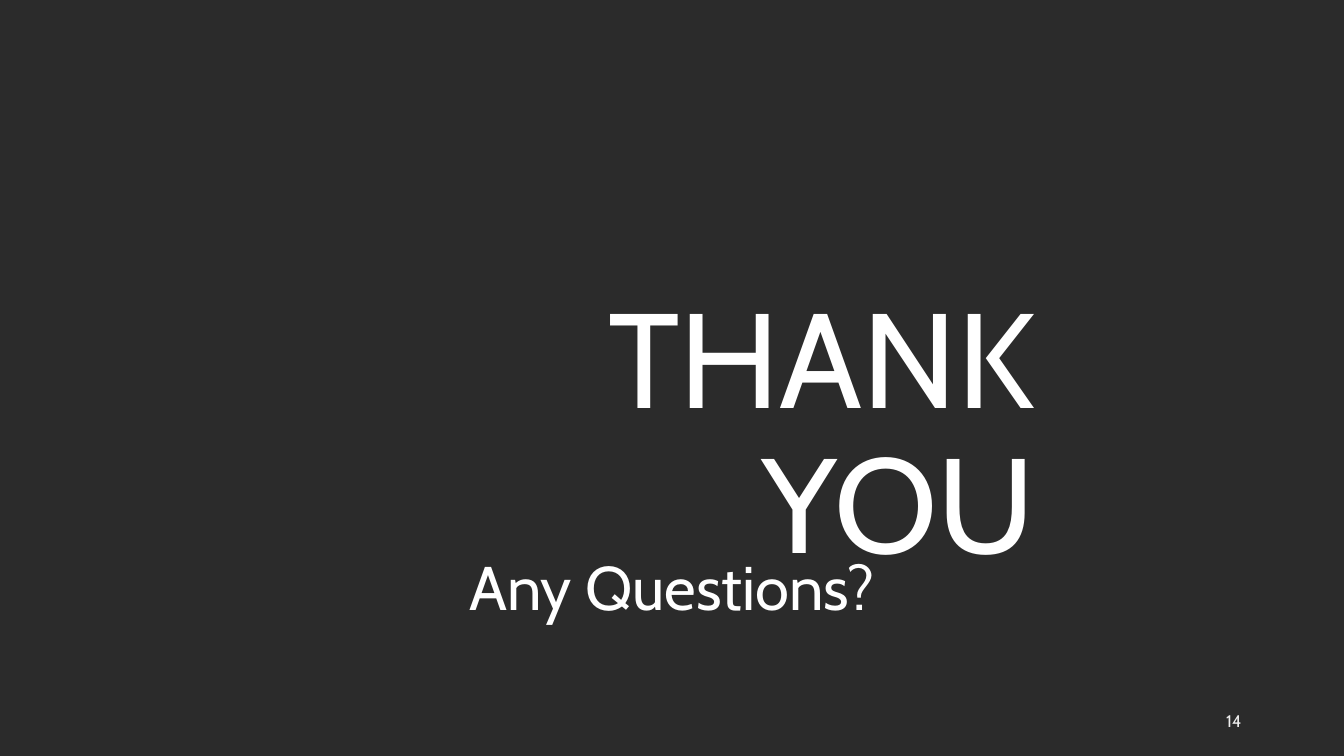
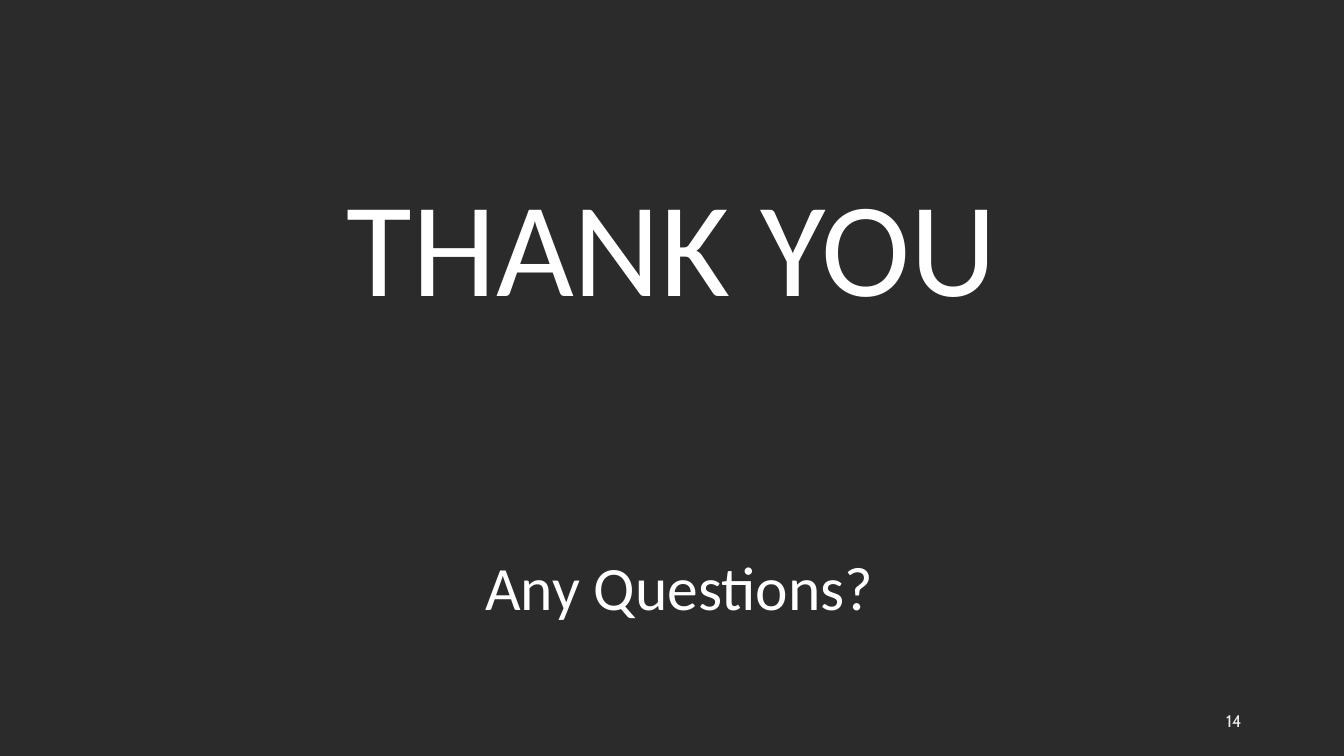
Before and after one commit to saicharan1248/CSE_6324_team_project, a slide deck: slide 14 of Iteration_1/iteration_1.pptx. Drawn at 1344x756 pixels with LibreOffice and Linux fonts; fonts in the diff are those of the drawing; background and template pictures are left out; a plain dark background stands for a picture behind light text. Boxes give left, top, right and bottom in pixels: in the first picture for what was removed or moved away, otherwise in the second. Text is boxed around its words. In the diff, an @@ line names an element or a change of style, - is before the commit and + after.

```diff
--- a/Iteration_1/iteration_1.pptx
+++ b/Iteration_1/iteration_1.pptx
@@ title "THANK YOU": place and size @@
-title "THANK YOU" at (608, 314, 1035, 582)
+title "THANK YOU" at (347, 209, 997, 297)
@@ title "THANK YOU" at (347, 209, 997, 297): font Cabin to Calibri; alignment right to centre @@
@@ subtitle "Any Questions?": place and size @@
-subtitle "Any Questions?" at (469, 564, 875, 624)
+subtitle "Any Questions?" at (485, 567, 873, 620)
@@ subtitle "Any Questions?" at (485, 567, 873, 620): font Cabin to Calibri @@
```
Also in this commit, not shown: 13 other slides changed.
